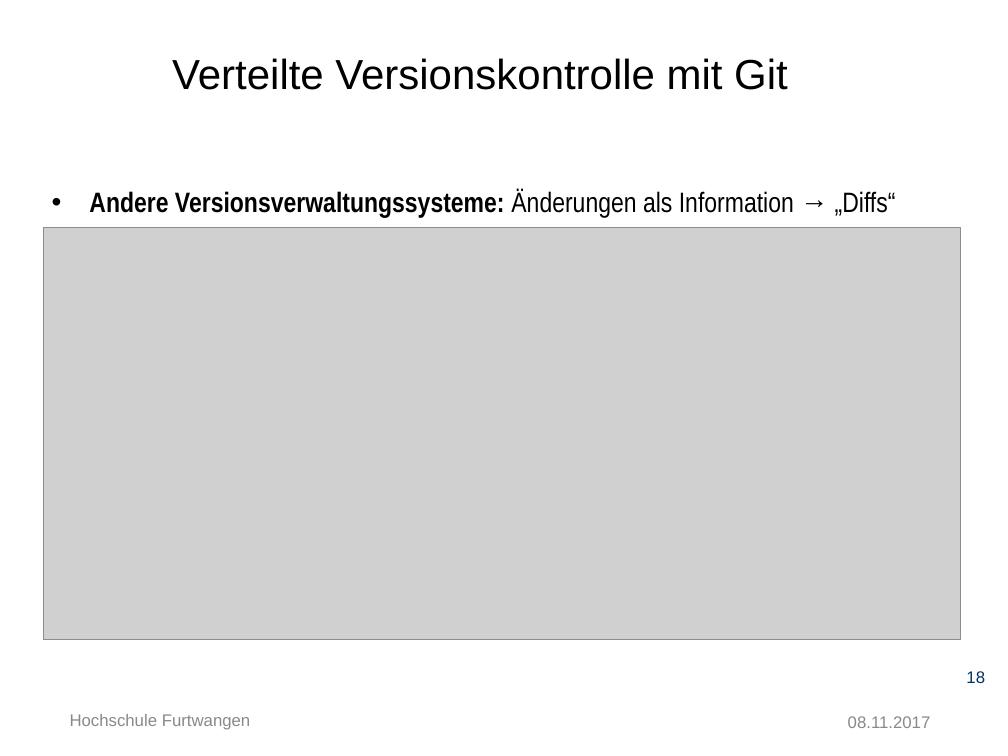
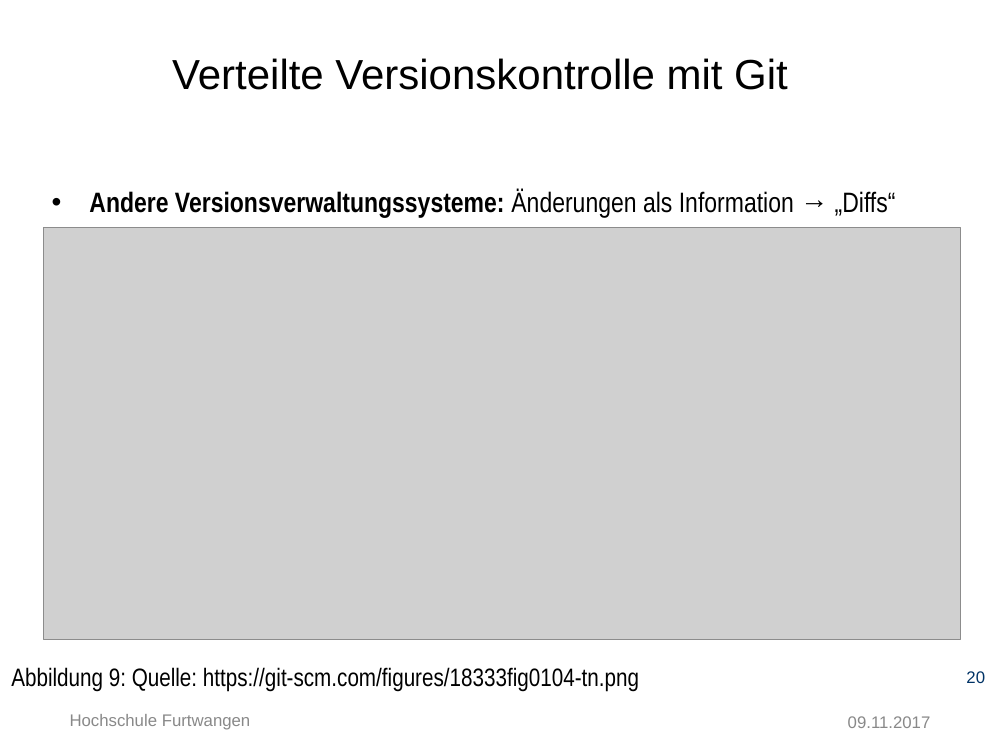
Before and after one commit to Ertugrul-Furtwangen/Erti, a slide deck: slide 20 of Thesis-Präsentation.pptx (slide 18 before the commit). Drawn at 1008x756 pixels with LibreOffice and Linux fonts; fonts in the diff are those of the drawing; grey boxes stand for pictures; background and template pictures are left out. Boxes give left, top, right and bottom in pixels: in the first picture for what was removed or moved away, otherwise in the second. Text is boxed around its words. In the diff, an @@ line names an element or a change of style, - is before the commit and + after.

```diff
--- a/Thesis-Präsentation.pptx
+++ b/Thesis-Präsentation.pptx
@@ text added at <box>11,667,639,692</box>, 18 pt, text #000000 @@
+Abbildung 9: Quelle: https://git-scm.com/figures/18333fig0104-tn.png
@@ page number at <box>966,671,985,683</box>: text changed @@
-18
+20
@@ text at <box>848,716,931,728</box>: text changed @@
-08.11.2017
+09.11.2017
```
Also in this commit, not shown: 39 other slides changed, 3 slides added, 2 slides removed.
